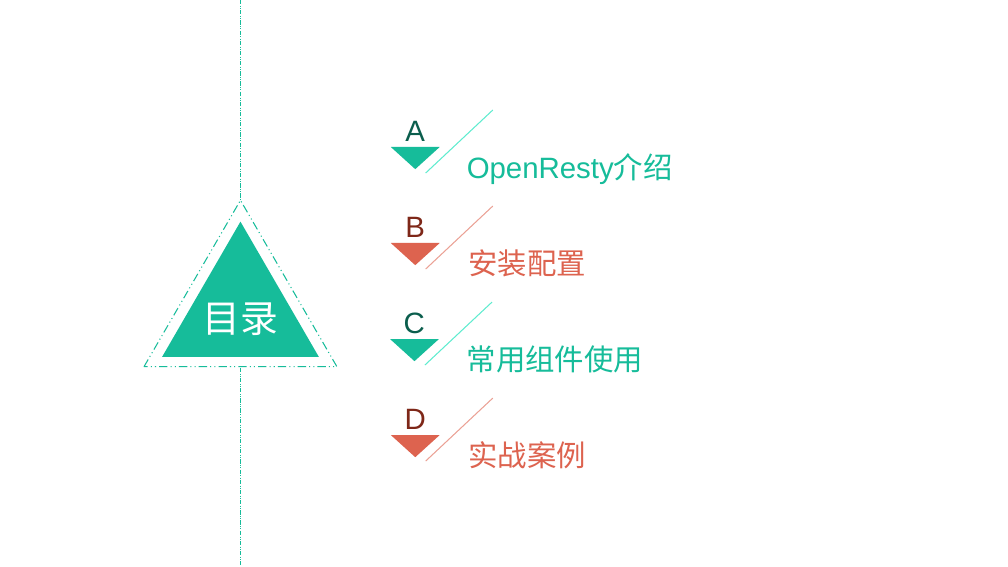
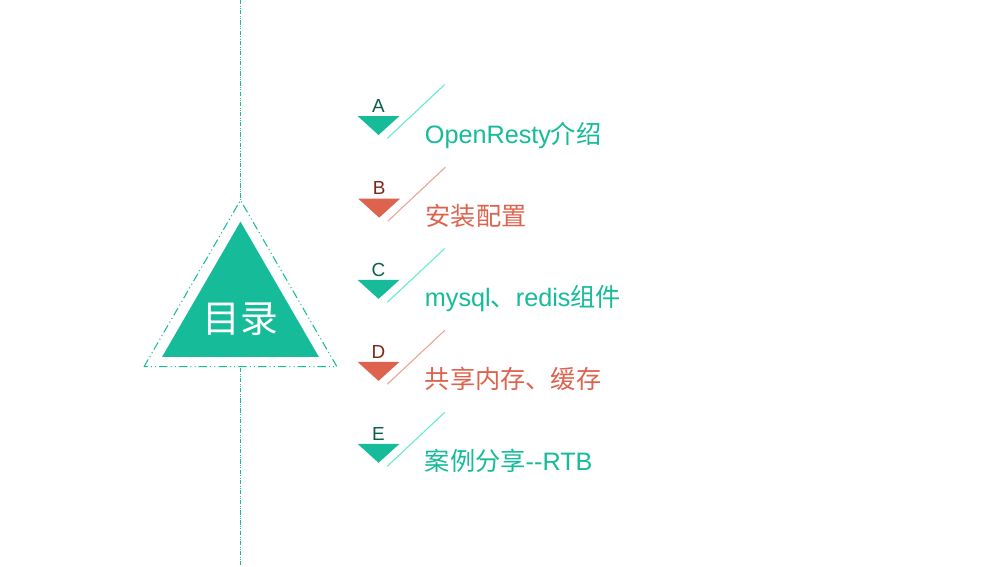
Before and after one commit to coder-zhuyu/OpenResty-share, a slide deck: slide 2 of openresty-share.pptx. Drawn at 1008x567 pixels with LibreOffice and Linux fonts; fonts in the diff are those of the drawing. Boxes give left, top, right and bottom in pixels: in the first picture for what was removed or moved away, otherwise in the second. Text is boxed around its words. In the diff, an @@ line names an element or a change of style, - is before the commit and + after.

```diff
--- a/openresty-share.pptx
+++ b/openresty-share.pptx
@@ text "A": place and size @@
-text "A" at [405, 120, 425, 141]
+text "A" at [372, 99, 385, 112]
@@ line moved from (493, 110) - (426, 173) to (445, 85) - (387, 138) @@
@@ freeform shape: place and size @@
-freeform shape at [391, 147, 440, 169]
+freeform shape at [358, 116, 399, 135]
@@ text "OpenResty介绍": place and size @@
-text "OpenResty介绍" at [467, 155, 673, 184]
+text "OpenResty介绍" at [425, 122, 601, 148]
@@ text "OpenResty介绍" at [425, 122, 601, 148]: size 28 to 24 pt @@
@@ text "B": place and size @@
-text "B" at [405, 216, 425, 237]
+text "B" at [373, 181, 386, 199]
@@ line moved from (493, 206) - (426, 269) to (445, 167) - (388, 221) @@
@@ freeform shape: place and size @@
-freeform shape at [391, 243, 440, 265]
+freeform shape at [358, 199, 400, 218]
@@ text "安装配置" at [426, 204, 527, 227]: size 28 to 24 pt @@
@@ text "安装配置": place and size @@
-text "安装配置" at [468, 249, 585, 277]
+text "安装配置" at [426, 204, 527, 227]
@@ text "C": place and size @@
-text "C" at [404, 312, 425, 334]
+text "C" at [372, 262, 386, 276]
@@ line moved from (492, 302) - (425, 365) to (445, 249) - (387, 302) @@
@@ freeform shape: place and size @@
-freeform shape at [390, 339, 439, 361]
+freeform shape at [358, 280, 399, 299]
@@ text added at [425, 286, 621, 312], 24 pt, text #16BC9A @@
+mysql、redis组件
@@ size 28 to 18 pt in 4 elements at [372, 99, 385, 112], [373, 181, 386, 199], [372, 262, 386, 276], [372, 345, 386, 358] @@
@@ text "D": place and size @@
-text "D" at [405, 408, 426, 429]
+text "D" at [372, 345, 386, 358]
@@ line moved from (493, 399) - (426, 461) to (445, 330) - (387, 384) @@
@@ text removed at [467, 345, 643, 373] @@
-常用组件使用
@@ freeform shape: place and size @@
-freeform shape at [391, 435, 440, 457]
+freeform shape at [358, 362, 399, 381]
@@ text added at [425, 366, 601, 390], 24 pt, text #DD634F @@
+共享内存、缓存
@@ line added from (445, 412) to (387, 467), #5EECCF 1 pt @@
@@ freeform shape added at [358, 444, 399, 463], fill #16BC9A @@
@@ text added at [372, 427, 385, 440], 18 pt, text #0B5E4D @@
+E
@@ text at [425, 448, 593, 472]: text changed; size 28 to 24 pt; text colour #DD634F to #16BC9A @@
-实战案例
+案例分享--RTB
```
Also in this commit, not shown: 12 other slides changed, 10 slides added, 14 other files.
